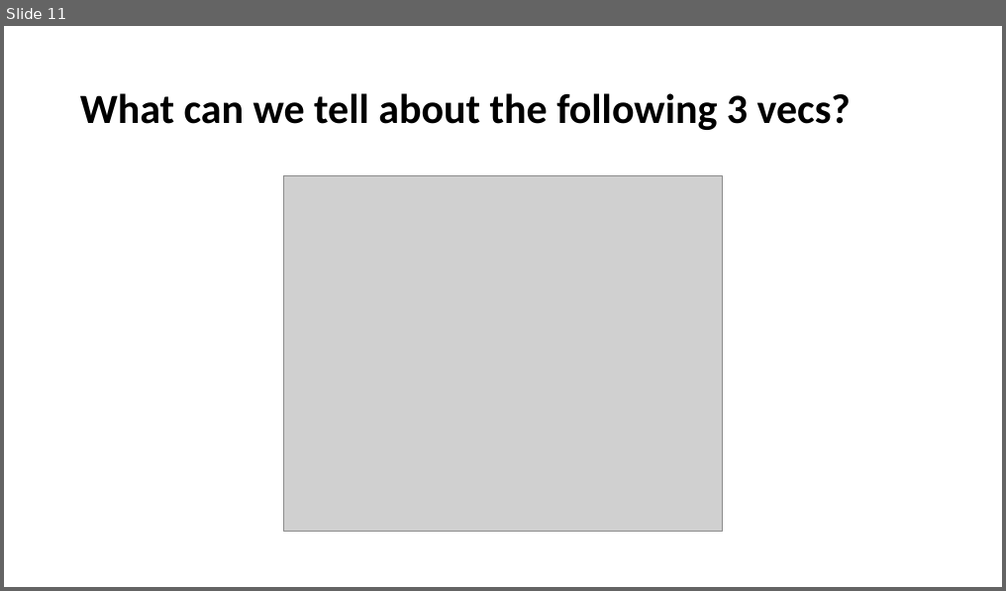
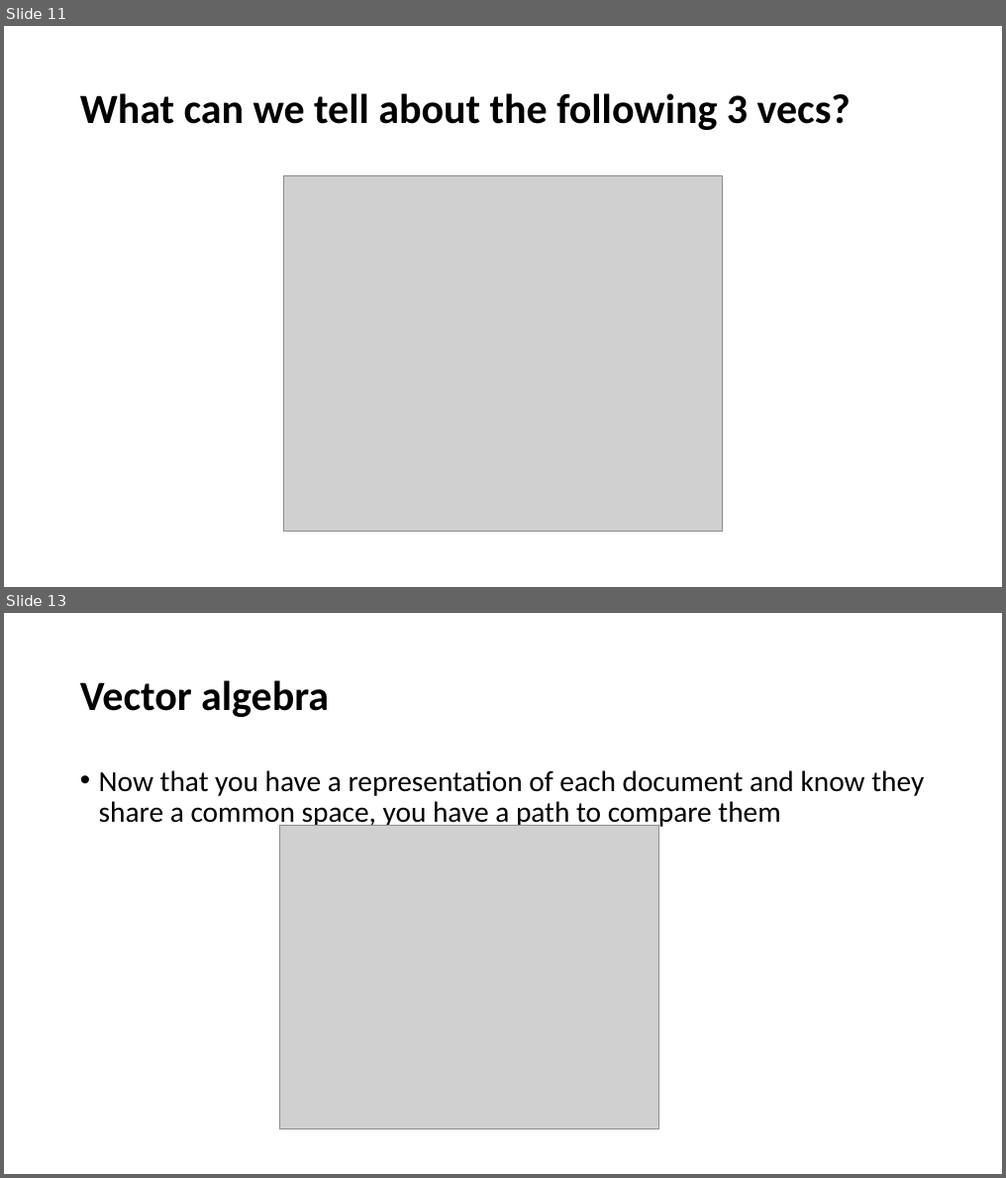
Before and after one commit to YeabinMoonEcon/BUS211, a slide deck: BUS243_NLP/lecture_notes/Lecture3.pptx. Shown one above the other, each under a label of ours: slide 11 before the commit, slides 11 and 13 after it; the slides between them are not shown. The pictures are 1006x591 and 1006x1178 pixels, drawn with LibreOffice and Linux fonts; fonts in the diff are those of the drawing; grey boxes stand for pictures. Boxes give left, top, right and bottom in pixels: in the first picture for what was removed or moved away, otherwise in the second. Text is boxed around its words. In the diff, an @@ line names an element or a change of style, - is before the commit and + after.

```diff
--- a/BUS243_NLP/lecture_notes/Lecture3.pptx
+++ b/BUS243_NLP/lecture_notes/Lecture3.pptx
@@ slide 13 added at (4, 613, 1002, 1174), background #FFFFFF @@
@@ title added at (80, 680, 329, 717), 40 pt, text #000000, bold @@
+Vector algebra
@@ text added at (99, 770, 924, 830), 28 pt, text #000000 @@
+• Now that you have a representation of each document and know they share a common space, you have a path to compare them
@@ picture added at (279, 826, 659, 1130) @@
```
Also in this commit, not shown: 1 slide changed, 5 other slides added, 1 other file.
